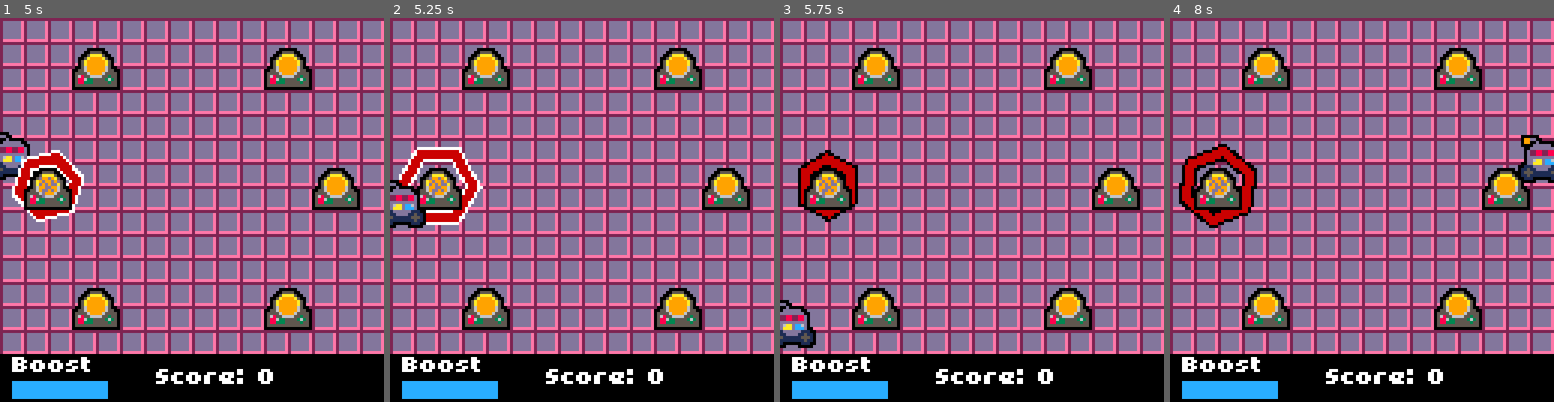
Above: before the commit, frames 1-4 (left to right).
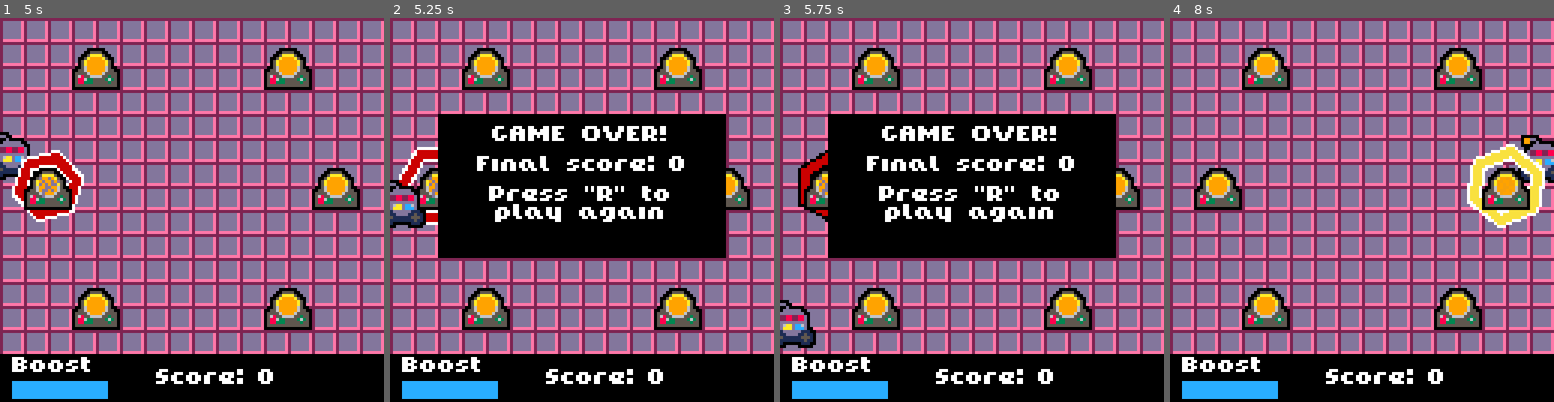
Above: after the commit, the same moments.

Repository: Chaaarles/core-collapse
Game: Godot game, scene res://scenes/main.tscn
The game is run twice, just before and just after one commit, with the same random seed, the same clock (stepped at 60 frames per second) and the same inputs. The engine's default icon, where the game draws it, is replaced by a stand-in: a white triangle on a blue panel in a dark square.
Inputs:
- Up to frame 1 (5 s): tap Enter at 0.5 s; hold Right (ui_right) 0.53-1.28 s; hold Z (repair) 0.53-1.28 s; hold Down (ui_down) 1.28-2.03 s; tap Space (dash) at 1.35, 3.6 s; tap Z (repair) at 1.55, 2.85, 4.35 s; hold Right (ui_right) 2.03-2.78 s; hold Z (repair) 2.03-2.78 s; hold Up (ui_up) 2.78-3.53 s; hold Z (repair) 3.53-4.28 s; hold Left (ui_left) from 3.53 s (still down); tap R (restart_game, bound only after the commit) at 4.15 s
- Up to frame 2 (5.25 s): release Left (ui_left) at 5.03 s; hold Down (ui_down) from 5.03 s (still down); hold Z (repair) from 5.03 s (still down)
- Up to frame 3 (5.75 s): keep holding Down (ui_down); keep holding Z (repair)
- Up to frame 4 (8 s): tap R (restart_game, bound only after the commit) at 5.75 s; release Down (ui_down) at 5.78 s; release Z (repair) at 5.78 s; hold Right (ui_right) 5.78-6.53 s; tap Space (dash) at 5.85 s; tap Z (repair) at 6.05, 7.35 s; hold Up (ui_up) 6.53-7.28 s; hold Z (repair) 6.53-7.28 s; hold Right (ui_right) from 7.28 s (still down)

Frame 1 is identical in both runs. In frame 2, 28% of the frame differs, in the area x 12-88%, y 25-63%; in frame 3, 28%; in frame 4, 3.9%.

Commit message:
Add game over popup and reset function

Diff:
--- a/project.godot
+++ b/project.godot
@@ -69,6 +69,11 @@
 "events": [Object(InputEventKey,"resource_local_to_scene":false,"resource_name":"","device":-1,"window_id":0,"alt_press …(192 unchanged characters)…
 ]
 }
+restart_game={
+"deadzone": 0.2,
+"events": [Object(InputEventKey,"resource_local_to_scene":false,"resource_name":"","device":-1,"window_id":0,"alt_pressed":false,"shift_pressed":false,"ctrl_pressed":false,"meta_pressed":false,"pressed":false,"keycode":0,"physical_keycode":82,"key_label":0,"unicode":114,"location":0,"echo":false,"script":null)
+]
+}
 
 [rendering]
 
--- a/scenes/main.tscn
+++ b/scenes/main.tscn
@@ -20,17 +20,17 @@
 sources/2 = SubResource("TileSetAtlasSource_sugp2")
 sources/0 = SubResource("TileSetAtlasSource_tbgi4")
 
+[sub_resource type="RectangleShape2D" id="RectangleShape2D_tefeu"]
+size = Vector2(128, 20)
+
+[sub_resource type="RectangleShape2D" id="RectangleShape2D_o6xl0"]
+size = Vector2(20, 152)
+
 [sub_resource type="StyleBoxFlat" id="StyleBoxFlat_tefeu"]
 bg_color = Color(0.113725, 0.168627, 0.32549, 1)
 
 [sub_resource type="StyleBoxFlat" id="StyleBoxFlat_o6xl0"]
 bg_color = Color(0.160784, 0.678431, 1, 1)
-
-[sub_resource type="RectangleShape2D" id="RectangleShape2D_tefeu"]
-size = Vector2(128, 20)
-
-[sub_resource type="RectangleShape2D" id="RectangleShape2D_o6xl0"]
-size = Vector2(20, 152)
 
 [node name="Node2D" type="Node2D"]
 y_sort_enabled = true
@@ -68,6 +68,29 @@
 initial_decay_interval = 4.0
 difficulty_curve = 2.0
 time_to_max_difficulty = 60.0
+
+[node name="WALL" type="StaticBody2D" parent="."]
+
+[node name="CollisionShape2D" type="CollisionShape2D" parent="WALL"]
+position = Vector2(64, -10)
+shape = SubResource("RectangleShape2D_tefeu")
+
+[node name="CollisionShape2D2" type="CollisionShape2D" parent="WALL"]
+position = Vector2(64, 122)
+shape = SubResource("RectangleShape2D_tefeu")
+
+[node name="CollisionShape2D3" type="CollisionShape2D" parent="WALL"]
+position = Vector2(-10, 56)
+shape = SubResource("RectangleShape2D_o6xl0")
+
+[node name="CollisionShape2D4" type="CollisionShape2D" parent="WALL"]
+position = Vector2(138, 56)
+shape = SubResource("RectangleShape2D_o6xl0")
+
+[node name="Music" type="AudioStreamPlayer2D" parent="."]
+stream = ExtResource("7_o6xl0")
+autoplay = true
+bus = &"Music"
 
 [node name="Control" type="Control" parent="."]
 clip_contents = true
@@ -144,25 +167,62 @@
 text = "0"
 label_settings = ExtResource("6_tefeu")
 
-[node name="WALL" type="StaticBody2D" parent="."]
-
-[node name="CollisionShape2D" type="CollisionShape2D" parent="WALL"]
-position = Vector2(64, -10)
-shape = SubResource("RectangleShape2D_tefeu")
-
-[node name="CollisionShape2D2" type="CollisionShape2D" parent="WALL"]
-position = Vector2(64, 122)
-shape = SubResource("RectangleShape2D_tefeu")
-
-[node name="CollisionShape2D3" type="CollisionShape2D" parent="WALL"]
-position = Vector2(-10, 56)
-shape = SubResource("RectangleShape2D_o6xl0")
-
-[node name="CollisionShape2D4" type="CollisionShape2D" parent="WALL"]
-position = Vector2(138, 56)
-shape = SubResource("RectangleShape2D_o6xl0")
-
-[node name="Music" type="AudioStreamPlayer2D" parent="."]
-stream = ExtResource("7_o6xl0")
-autoplay = true
-bus = &"Music"
+[node name="GameOverContainer" type="ColorRect" parent="."]
+unique_name_in_owner = true
+visible = false
+z_index = 1
+clip_contents = true
+custom_minimum_size = Vector2(64, 32)
+offset_left = 16.0
+offset_top = 32.0
+offset_right = 112.0
+offset_bottom = 80.0
+size_flags_horizontal = 4
+size_flags_vertical = 4
+color = Color(0, 0, 0, 1)
+
+[node name="MarginContainer" type="MarginContainer" parent="GameOverContainer"]
+layout_mode = 1
+anchors_preset = 15
+anchor_right = 1.0
+anchor_bottom = 1.0
+grow_horizontal = 2
+grow_vertical = 2
+theme_override_constants/margin_left = 4
+theme_override_constants/margin_top = 4
+theme_override_constants/margin_right = 4
+theme_override_constants/margin_bottom = 4
+
+[node name="VBoxContainer" type="VBoxContainer" parent="GameOverContainer/MarginContainer"]
+layout_mode = 2
+
+[node name="GameOverLabel" type="Label" parent="GameOverContainer/MarginContainer/VBoxContainer"]
+layout_mode = 2
+size_flags_horizontal = 4
+text = "GAME OVER!"
+label_settings = ExtResource("6_tefeu")
+
+[node name="HBoxContainer" type="HBoxContainer" parent="GameOverContainer/MarginContainer/VBoxContainer"]
+layout_mode = 2
+size_flags_horizontal = 4
+
+[node name="Label" type="Label" parent="GameOverContainer/MarginContainer/VBoxContainer/HBoxContainer"]
+layout_mode = 2
+size_flags_horizontal = 4
+text = "Final score:"
+label_settings = ExtResource("6_tefeu")
+
+[node name="FinalScore" type="Label" parent="GameOverContainer/MarginContainer/VBoxContainer/HBoxContainer"]
+unique_name_in_owner = true
+layout_mode = 2
+size_flags_horizontal = 4
+text = "0"
+label_settings = ExtResource("6_tefeu")
+
+[node name="RestryLabel" type="Label" parent="GameOverContainer/MarginContainer/VBoxContainer"]
+custom_minimum_size = Vector2(40, 0)
+layout_mode = 2
+text = "Press \"R\" to play again"
+label_settings = ExtResource("6_tefeu")
+horizontal_alignment = 1
+autowrap_mode = 2
--- a/scripts/core.gd
+++ b/scripts/core.gd
@@ -106,3 +106,15 @@
 
 signal repair_signal
 signal decayed_signal
+
+
+func reset() -> void:
+	decay_countdown = 0.0
+	brokenCore.visible = false
+	arc.visible = false
+	arcOutline.visible = false
+	repair_audio_player.stop()
+	decay_audio_player.stop()
+	arc.color = initial_color
+	arcOutline.color = Color(0.0, 0.0, 0.0, 1.0)
+	brokenCore.modulate = Color(1.0, 1.0, 1.0, 1.0)
--- a/scripts/game_manager.gd
+++ b/scripts/game_manager.gd
@@ -54,8 +54,24 @@
 func _on_core_repair() -> void:
 	score += 1
 	%ScoreLabel.text = str(score)
+	%FinalScore.text = str(score)
 
 
 func _on_core_decayed() -> void:
-	print("A core has decayed! Game Over.")
 	game_over = true
+	%GameOverContainer.visible = true
+
+
+func _input(event: InputEvent) -> void:
+	if (event.is_action_pressed("restart_game") && game_over):
+		%GameOverContainer.visible = false
+		game_over = false
+		score = 0
+		time = 0.0
+		decay_countdown = 2.0
+		for core_path in cores:
+			var core: Node = get_node(core_path)
+			if core.has_method("reset"):
+				core.reset()
+		%ScoreLabel.text = "0"
+		%FinalScore.text = "0"
